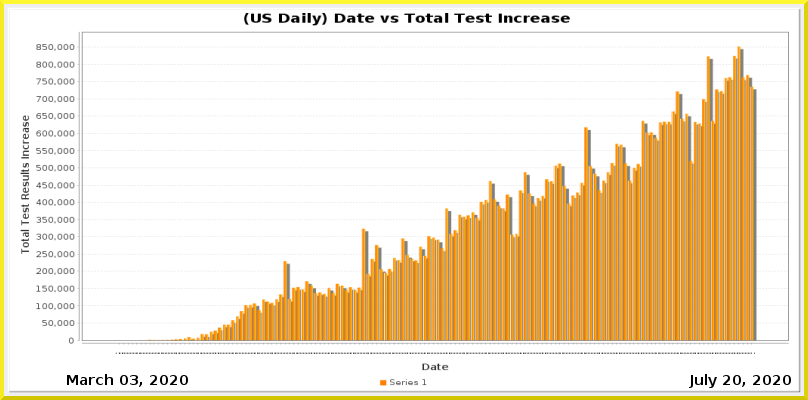
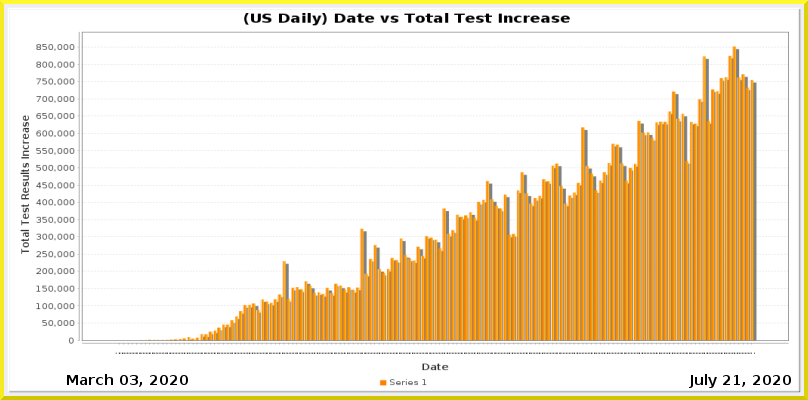
Layers edited between the first and the second 808 x 400 image:
painted on "Current Date" over (x1=733, y1=375, x2=741, y2=385)
painted on "Date_vs_TestIncrease.png" over (x1=131, y1=46, x2=757, y2=354)
